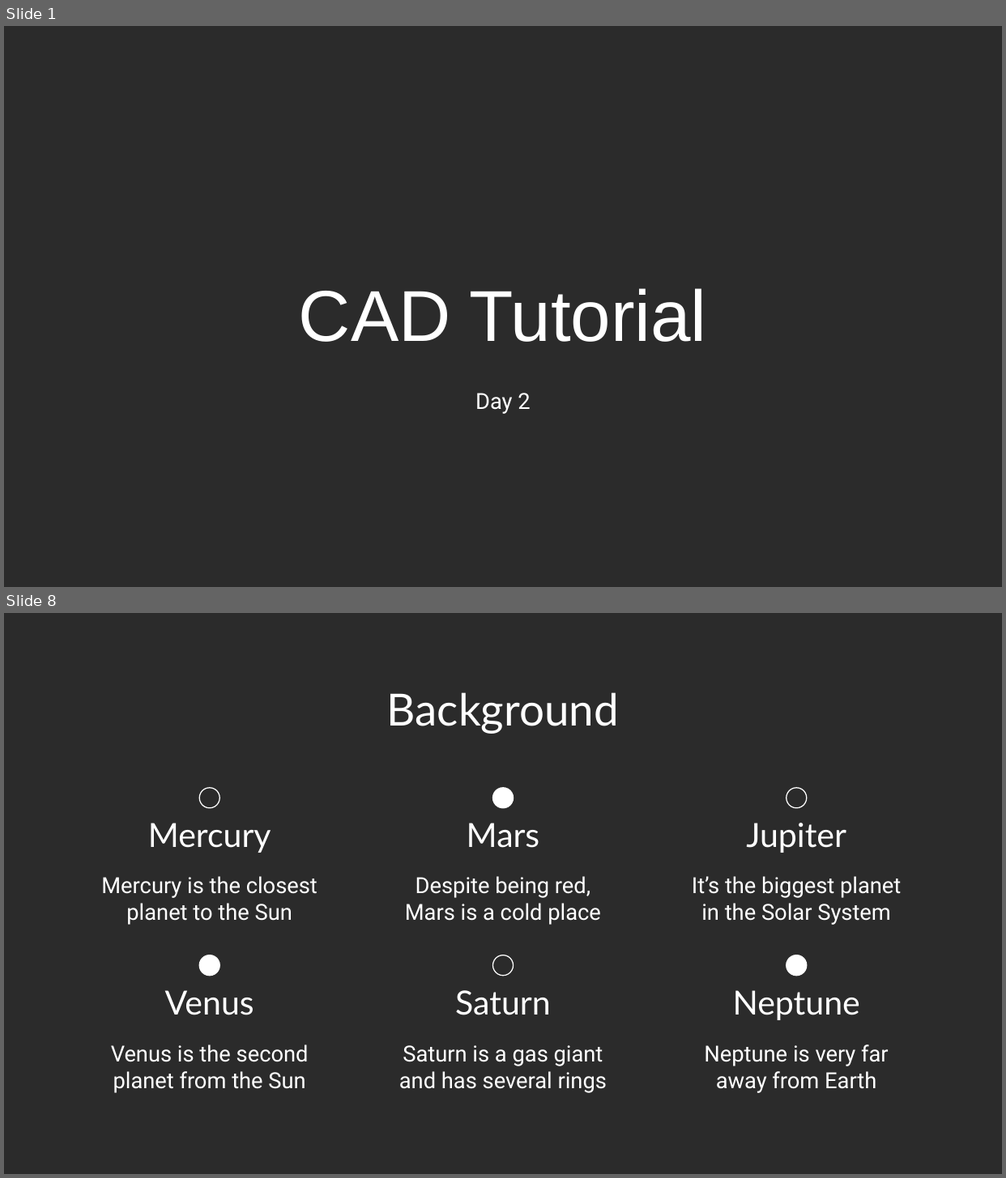
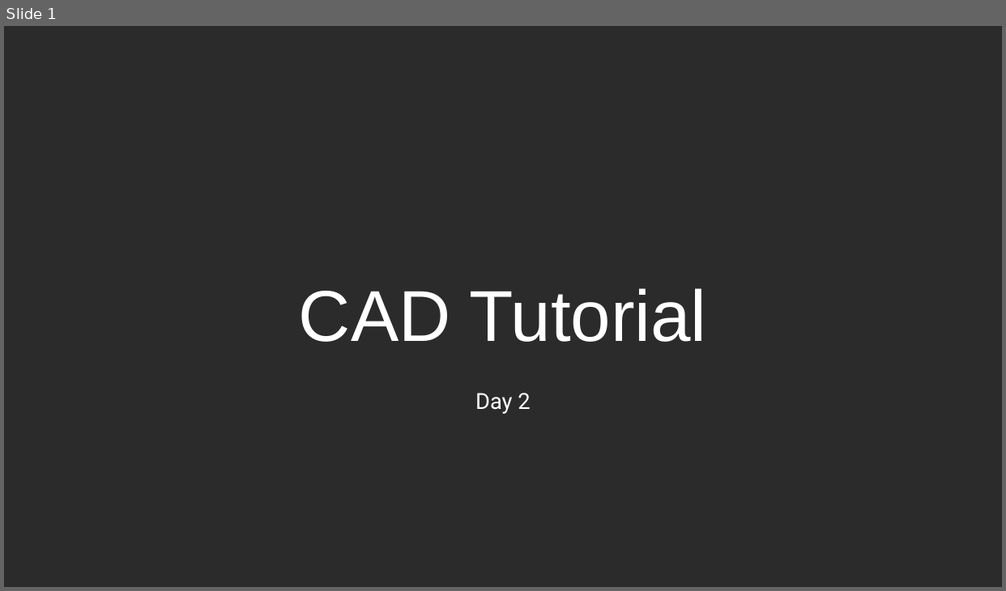
Before and after one commit to usedgenes/Rocketry-Advanced-Curriculum, a slide deck: Daily Lesson Plans/Day 2/Day 2.pptx. Shown one above the other, each under a label of ours: slides 1 and 8 before the commit, slide 1 after it; the slides between them are not shown. The pictures are 1006x1178 and 1006x591 pixels, drawn with LibreOffice and Linux fonts; fonts in the diff are those of the drawing; background and template pictures are left out; a plain dark background stands for a picture behind light text. Boxes give left, top, right and bottom in pixels: in the first picture for what was removed or moved away, otherwise in the second. Text is boxed around its words. In the diff, an @@ line names an element or a change of style, - is before the commit and + after.

```diff
--- a/Daily Lesson Plans/Day 2/Day 2.pptx
+++ b/Daily Lesson Plans/Day 2/Day 2.pptx
@@ slide 8 removed at bbox=[4, 613, 1002, 1174], background picture (left out) @@
@@ title removed at bbox=[387, 692, 619, 734] @@
-Background
@@ ellipse removed at bbox=[199, 788, 219, 807] @@
@@ ellipse removed at bbox=[493, 788, 513, 807] @@
@@ ellipse removed at bbox=[786, 788, 807, 807] @@
@@ title removed at bbox=[148, 823, 271, 853] @@
-Mercury
@@ title removed at bbox=[467, 823, 540, 848] @@
-Mars
@@ title removed at bbox=[746, 823, 846, 853] @@
-Jupiter
@@ subtitle removed at bbox=[101, 876, 317, 925] @@
-Mercury is the closest planet to the Sun
@@ subtitle removed at bbox=[405, 876, 601, 925] @@
-Despite being red, Mars is a cold place
@@ subtitle removed at bbox=[692, 876, 901, 925] @@
-It’s the biggest planet in the Solar System
@@ ellipse removed at bbox=[199, 956, 219, 975] @@
@@ ellipse removed at bbox=[493, 956, 513, 975] @@
@@ ellipse removed at bbox=[786, 956, 807, 975] @@
@@ title removed at bbox=[165, 990, 254, 1016] @@
-Venus
@@ title removed at bbox=[455, 990, 551, 1016] @@
-Saturn
@@ title removed at bbox=[733, 990, 860, 1020] @@
-Neptune
@@ subtitle removed at bbox=[111, 1045, 309, 1093] @@
-Venus is the second planet from the Sun
@@ subtitle removed at bbox=[399, 1046, 607, 1093] @@
-Saturn is a gas giant and has several rings
@@ subtitle removed at bbox=[704, 1045, 889, 1093] @@
-Neptune is very far away from Earth
```
Also in this commit, not shown: 1 slide changed, 1 slide added, 6 other slides removed, 17 other files.
